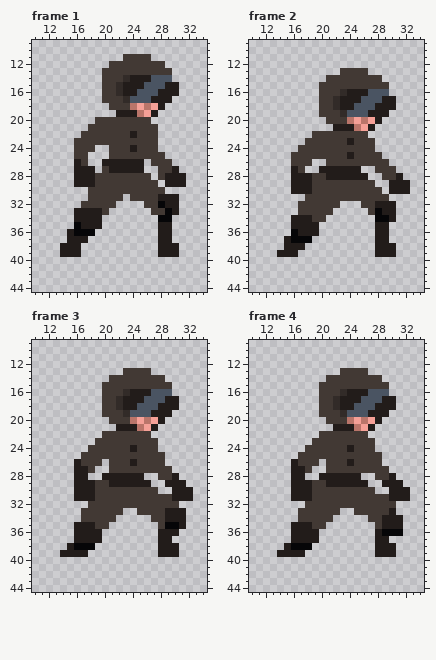
Two versions of one pixel-art file, dist/images/anims/Character Trooper.aseprite. That is the earlier state.
48x48 pixels, 10 frames. Shown: frame 1: x 10..34, y 9..44; frame 2: x 10..34, y 9..44; frame 3: x 10..34, y 9..44; frame 4: x 10..34, y 9..44. The commit also changed other frames, which this record leaves out.
And afterwards:
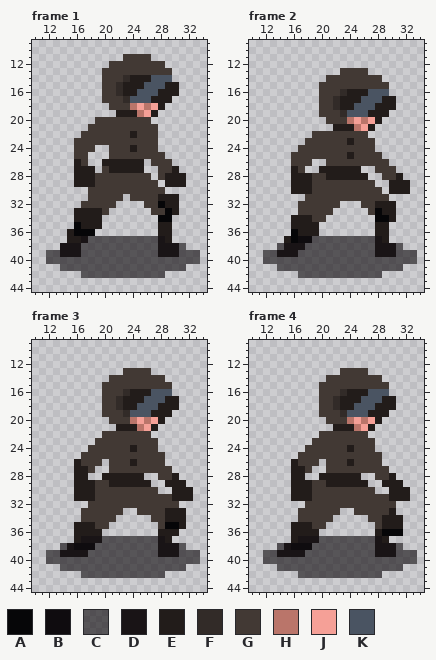
Palette (. is transparent): A #060608  B #0f0c0f  C #141013a2  D #191416  E #221c1a  F #322b28  G #423934  H #ba756a  J #f5a097  K #4a5462
Edits made:
layer "Shadow" opacity 64% added
Changed rows in their new state; - is an unchanged pixel.
Frame 1, layer "Shadow":
first column x 12:
37 -----DCCCCCCCCCCD-----
38 --DDDCCCCCCCCCCCDDDC--
39 CCDDDCCCCCCCCCCCDDDCCC
40 CCCCCCCCCCCCCCCCCCCCCC
41 --CCCCCCCCCCCCCCCCCC--
42 -----CCCCCCCCCCCC-----
Frame 2, layer "Shadow":
first column x 12:
37 -----BBCCCCCCCCCD-----
38 --CDDDCCCCCCCCCCDDDC--
39 CCDDDCCCCCCCCCCCDDDCCC
40 CCCCCCCCCCCCCCCCCCCCCC
41 --CCCCCCCCCCCCCCCCCC--
42 -----CCCCCCCCCCCC-----
Frame 3, layer "Shadow":
first column x 12:
37 -----DDDCCCCCCCCD-----
38 --CDBBBCCCCCCCCCDDDC--
39 CCDDDDCCCCCCCCCCDDDCCC
40 CCCCCCCCCCCCCCCCCCCCCC
41 --CCCCCCCCCCCCCCCCCC--
42 -----CCCCCCCCCCCC-----
Frame 4, layer "Shadow": the same change as frame 3
Pixel boxes of the changes (left, top, right, bottom) in both pictures:
changed: (46, 236, 200, 278)
changed: (263, 236, 417, 278)
changed: (46, 536, 200, 578)
changed: (263, 536, 417, 578)
